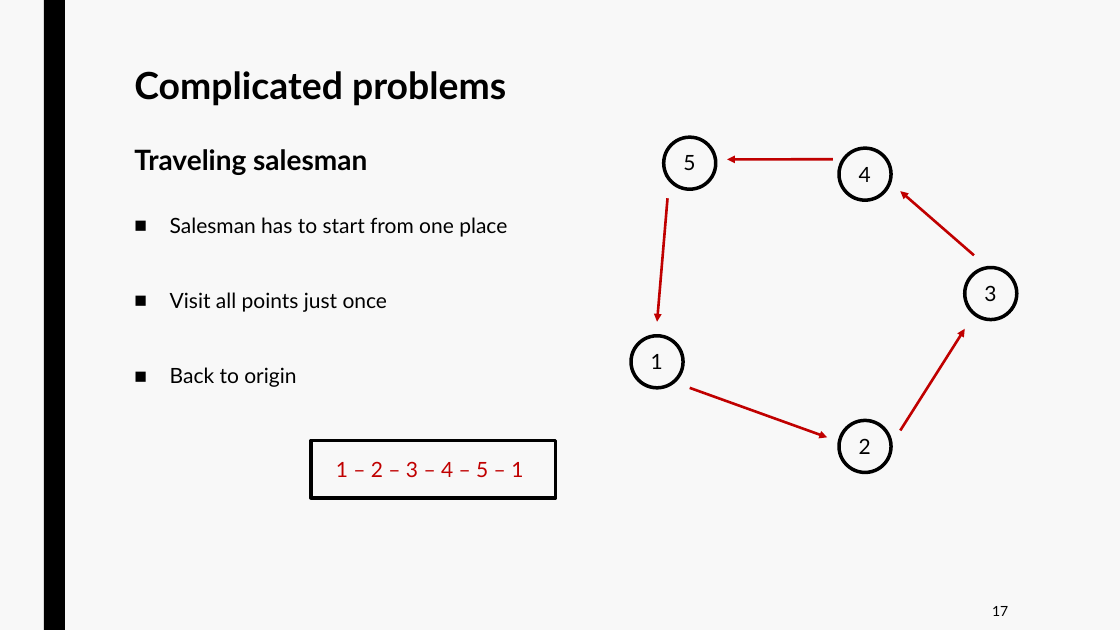
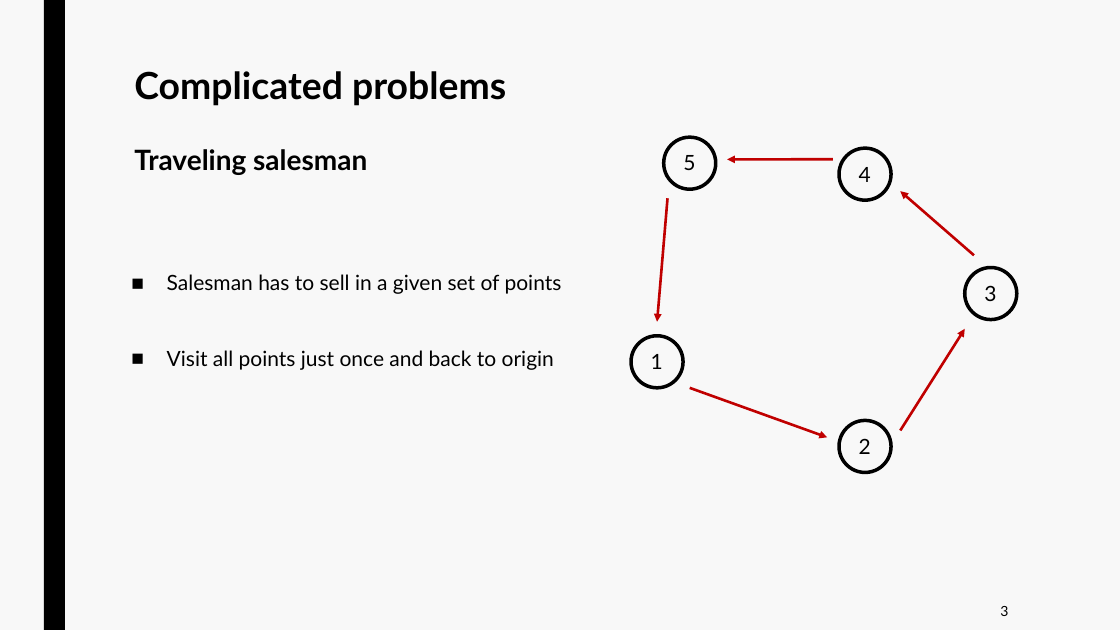
Before and after one commit to jurtasun/presentations, a slide deck: slide 16 of 202306_LMS_Complexity/230619_LMS_Complexity.ppt. Drawn at 1120x630 pixels with LibreOffice and Linux fonts; fonts in the diff are those of the drawing. Boxes give left, top, right and bottom in pixels: in the first picture for what was removed or moved away, otherwise in the second. Text is boxed around its words. In the diff, an @@ line names an element or a change of style, - is before the commit and + after.

```diff
--- a/202306_LMS_Complexity/230619_LMS_Complexity.ppt
+++ b/202306_LMS_Complexity/230619_LMS_Complexity.ppt
@@ text at (167,274,562,370): text changed @@
-■ Salesman has to start from one place
-■ Visit all points just once
-■ Back to origin
+■ Salesman has to sell in a given set of points
+■ Visit all points just once and back to origin
@@ rectangle removed at (311,441,555,498) @@
@@ text removed at (336,461,523,477) @@
-1 – 2 – 3 – 4 – 5 – 1
@@ text at (1000,606,1008,616): text changed @@
-17
+3
```
Also in this commit, not shown: 10 other slides changed, 4 slides added, 1 slide removed.
